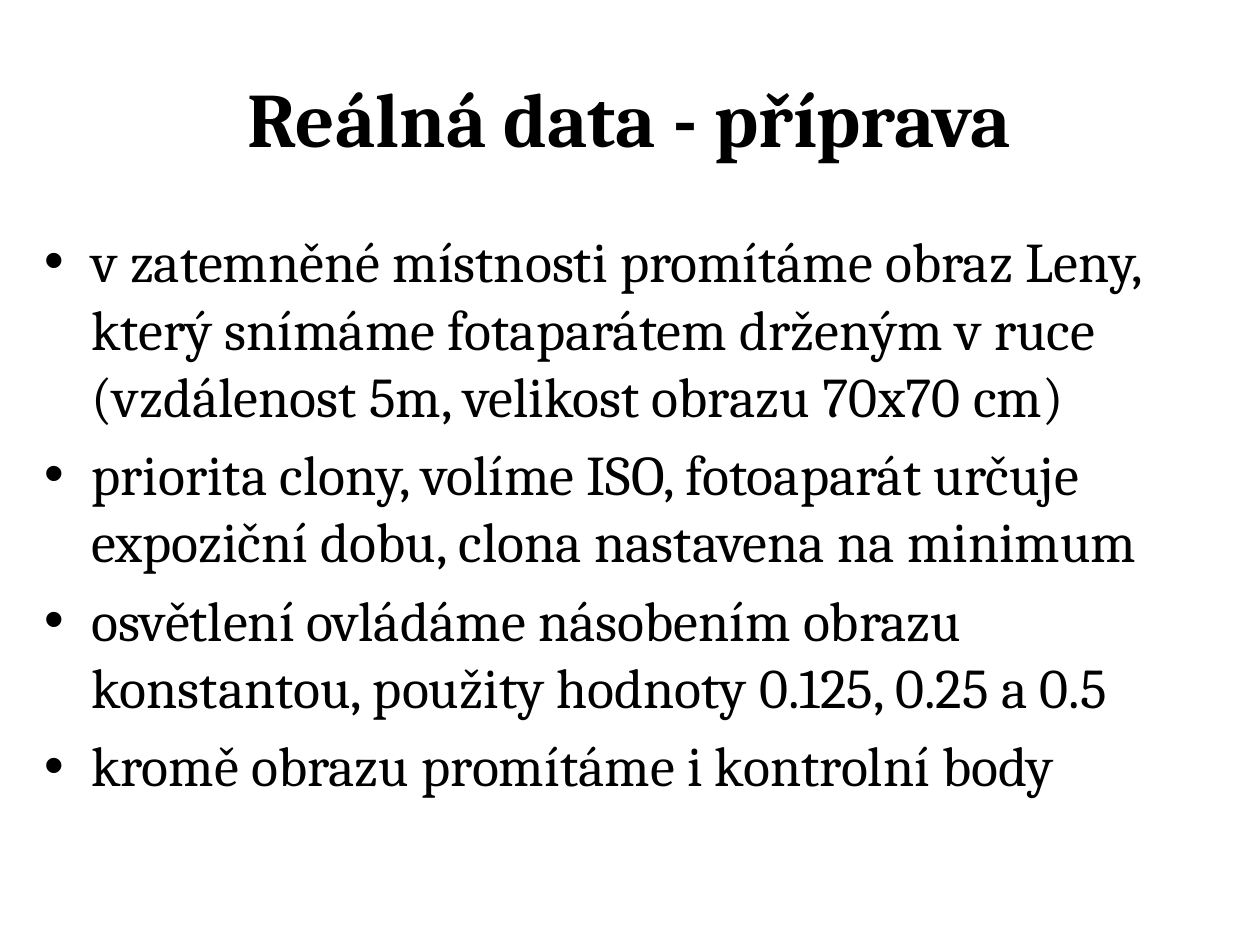
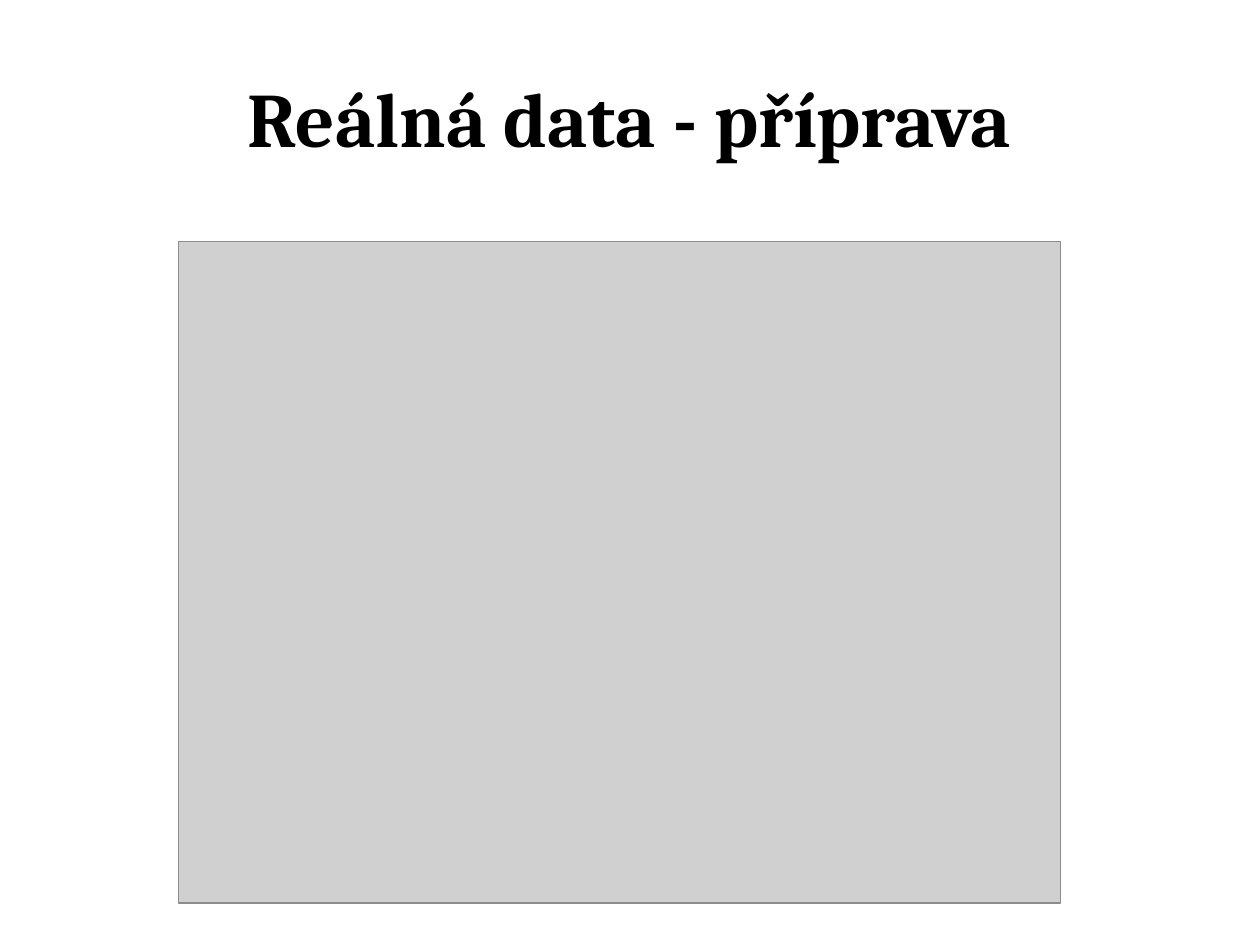
Before and after one commit to jozefsabo/Thesis, a slide deck: slide 13 of Docs/Jozef Sabo - Prezentace obhajoba.pptx. Drawn at 1260x945 pixels with LibreOffice and Linux fonts; fonts in the diff are those of the drawing; grey boxes stand for pictures. Boxes give left, top, right and bottom in pixels: in the first picture for what was removed or moved away, otherwise in the second. Text is boxed around its words. In the diff, an @@ line names an element or a change of style, - is before the commit and + after.

```diff
--- a/Docs/Jozef Sabo - Prezentace obhajoba.pptx
+++ b/Docs/Jozef Sabo - Prezentace obhajoba.pptx
@@ text removed at <box>91,242,1143,799</box> @@
-• v zatemněné místnosti promítáme obraz Leny, který snímáme fotaparátem drženým v ruce (vzdálenost 5m, velikost obrazu 70x70 cm)
-• priorita clony, volíme ISO, fotoaparát určuje expoziční dobu, clona nastavena na minimum
-• osvětlení ovládáme násobením obrazu konstantou, použity hodnoty 0.125, 0.25 a 0.5
-• kromě obrazu promítáme i kontrolní body
@@ picture added at <box>179,242,1061,903</box> @@
```
Also in this commit, not shown: 12 other slides changed, 8 slides added, 3 slides removed, 1 other file.
